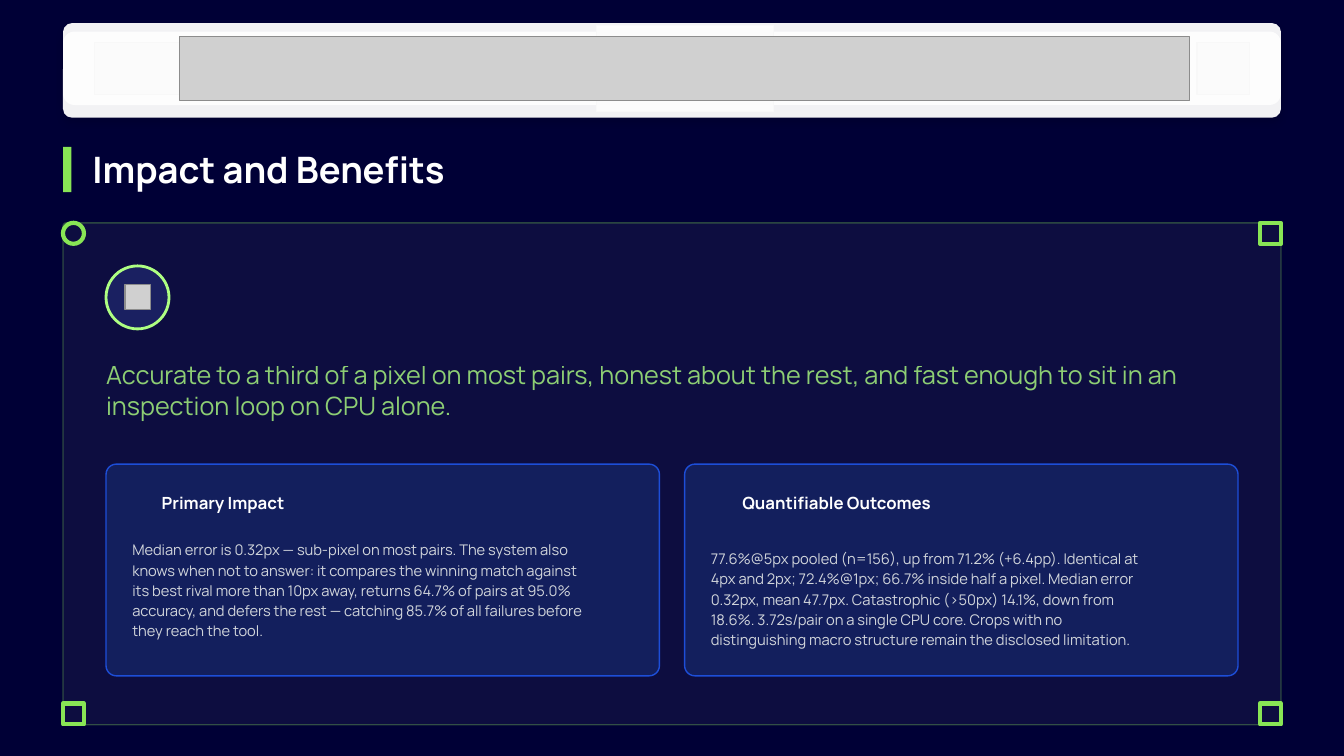
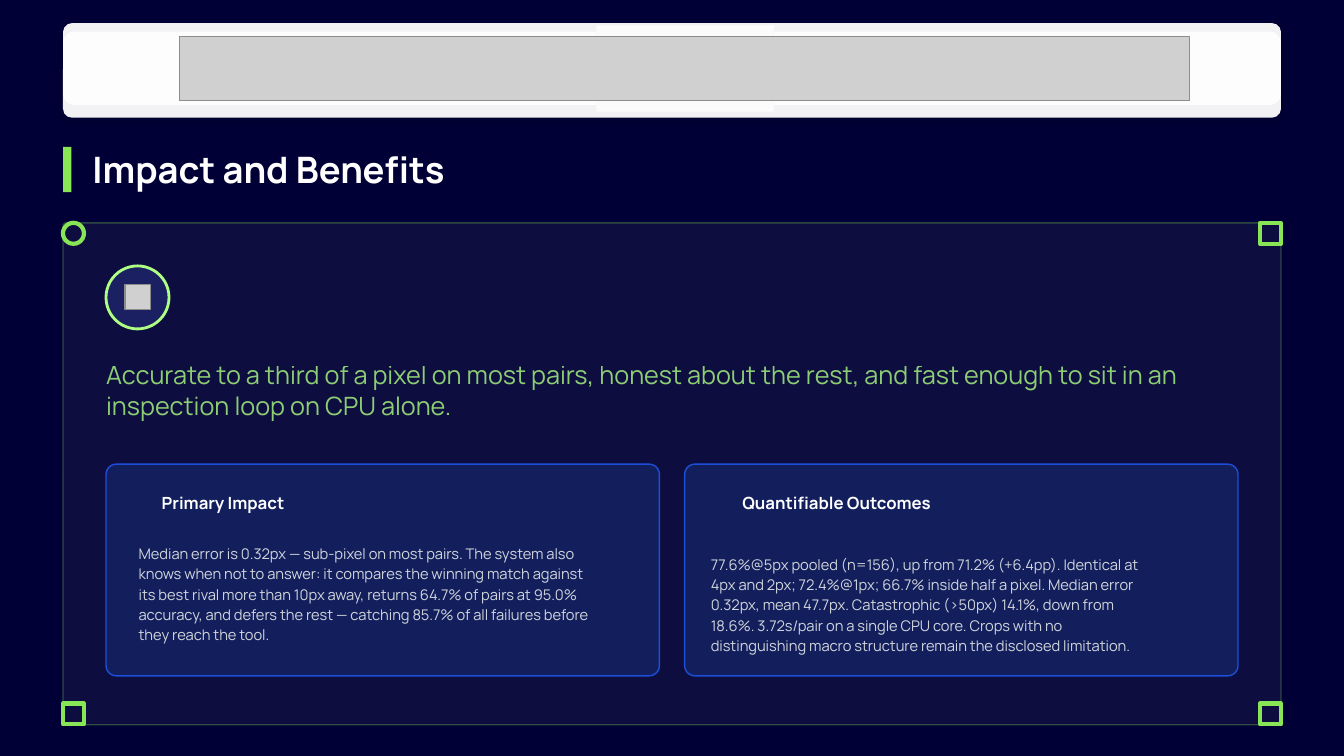
Before and after one commit to teja120805-cyber/Semicon-26---Kacha-Mango, a slide deck: slide 12 of Kaccha Mango_PS02.pptx (slide 6 before the commit). Drawn at 1344x756 pixels with LibreOffice and Linux fonts; fonts in the diff are those of the drawing; grey boxes stand for pictures; background and template pictures are left out; a plain dark background stands for a picture behind light text. Boxes give left, top, right and bottom in pixels: in the first picture for what was removed or moved away, otherwise in the second. Text is boxed around its words. In the diff, an @@ line names an element or a change of style, - is before the commit and + after.

```diff
--- a/Kaccha Mango_PS02.pptx
+++ b/Kaccha Mango_PS02.pptx
@@ text "Median error is 0.32px — ...": place and size @@
-text "Median error is 0.32px — ..." at box(132, 544, 582, 640)
+text "Median error is 0.32px — ..." at box(139, 548, 588, 644)
@@ text "77.6%@5px pooled (n=156), up from ...": place and size @@
-text "77.6%@5px pooled (n=156), up from ..." at box(711, 551, 1138, 649)
+text "77.6%@5px pooled (n=156), up from ..." at box(711, 557, 1138, 655)
```
Also in this commit, not shown: 7 other slides changed, 6 slides added, 24 other files.
